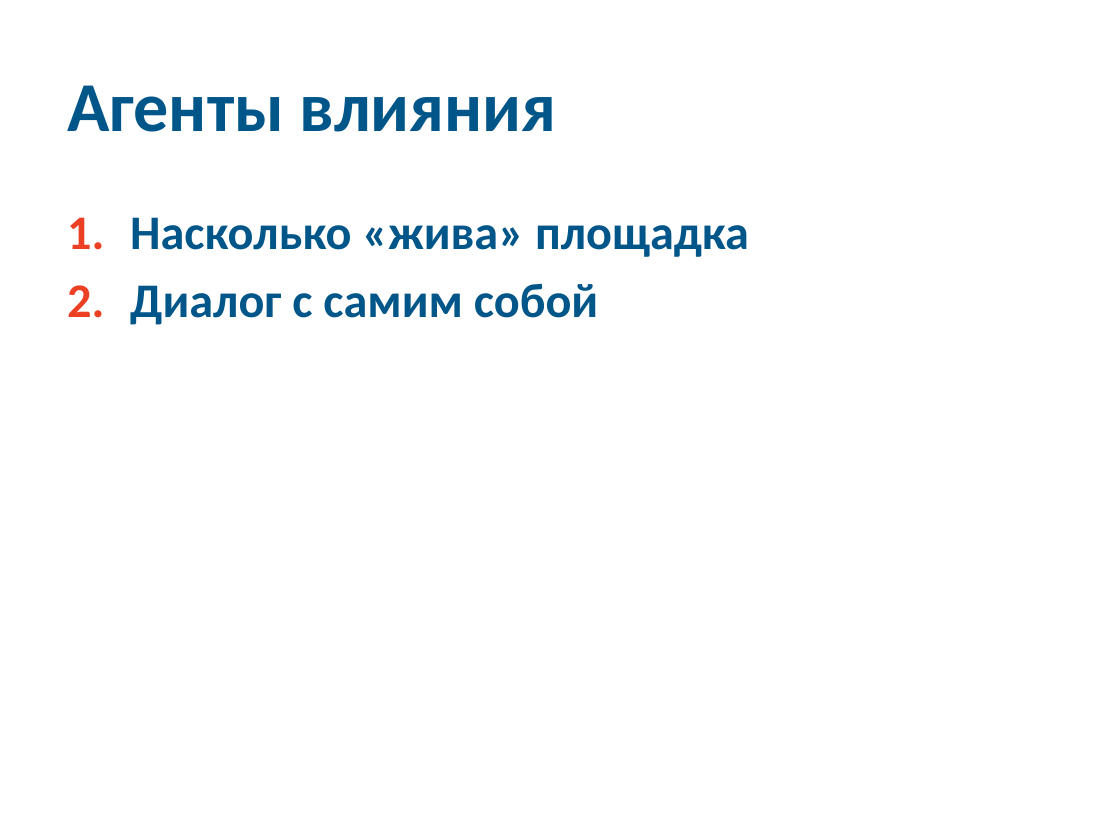
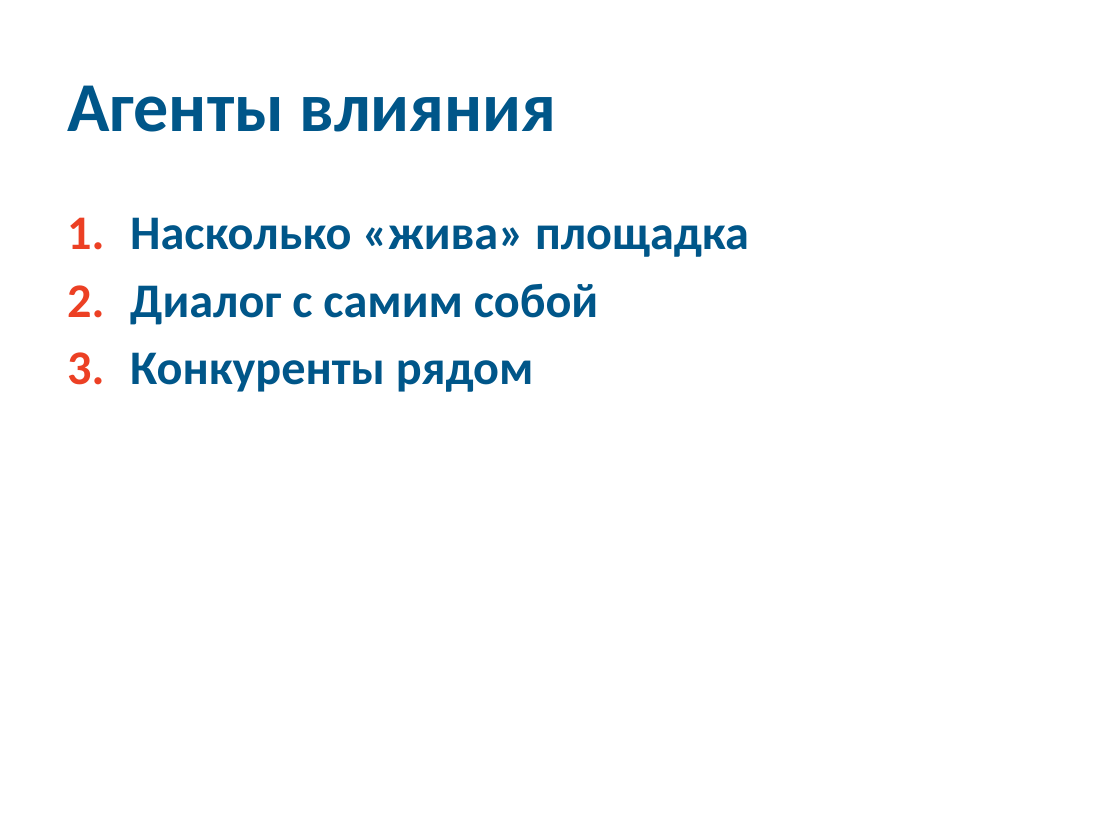
Before and after one commit to 2naive/2naive.github.io, a slide deck: slide 22 of ireklama.pptx (slide 24 before the commit). Drawn at 1120x840 pixels with LibreOffice and Linux fonts; fonts in the diff are those of the drawing. Boxes give left, top, right and bottom in pixels: in the first picture for what was removed or moved away, otherwise in the second. Text is boxed around its words. In the diff, an @@ line names an element or a change of style, - is before the commit and + after.

```diff
--- a/ireklama.pptx
+++ b/ireklama.pptx
@@ text at [130, 352, 534, 392]: paragraph added @@
+3. Конкуренты рядом
```
Also in this commit, not shown: 8 other slides changed, 3 slides added, 3 slides removed.
